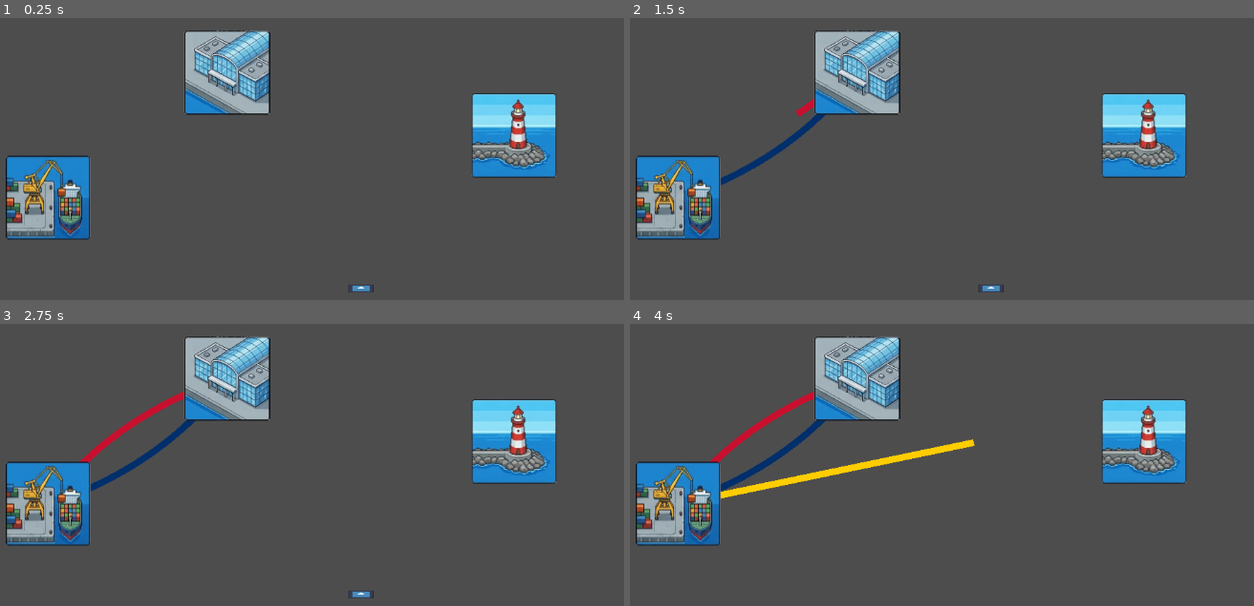
Above: before the commit, frames 1-4 (two rows, left to right).
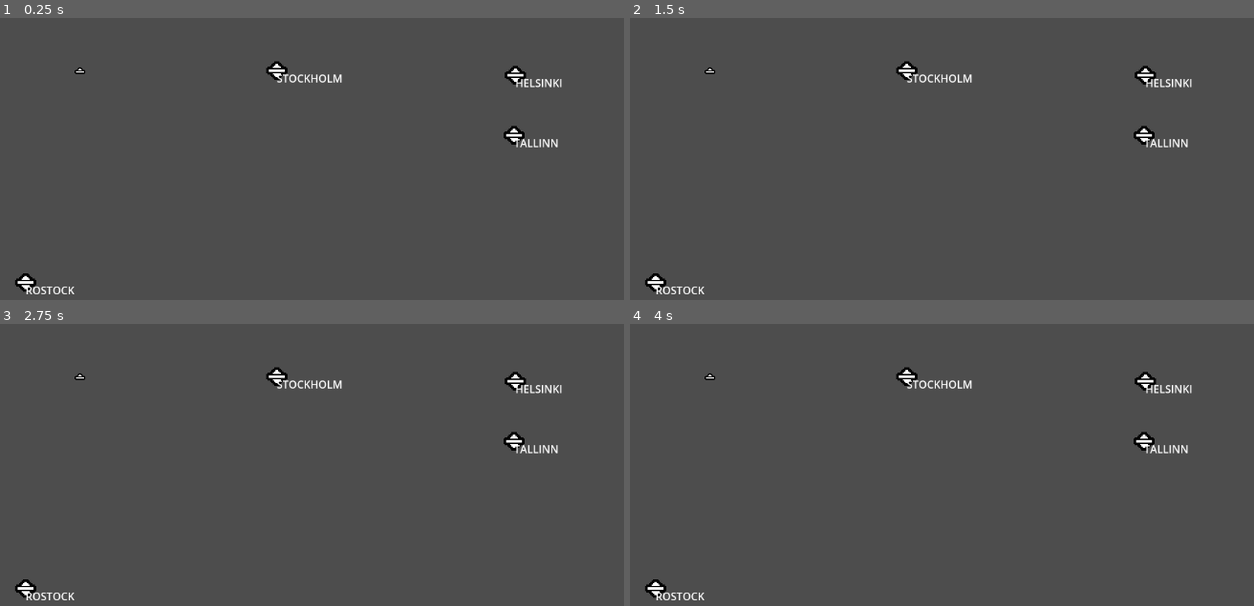
Above: after the commit, the same moments.

Repository: Levartar/mini-ferries
Game: Godot game, scene res://src/levels/test_ports.tscn
The game is run twice, just before and just after one commit, with the same random seed, the same clock (stepped at 60 frames per second) and the same inputs. This scene is started directly instead of the project's main scene. The engine's default icon, where the game draws it, is replaced by a stand-in: a white triangle on a blue panel in a dark square.
Inputs (mouse positions are in pixels of both pictures, inside the frame that each line leads up to):
- Up to frame 1 (0.25 s): no input
- Up to frame 2 (1.5 s): tap Enter at 0.5 s; drag from (679, 198) to (854, 71) at 0.52 s; tap Space at 1.25 s; drag from (854, 71) to (679, 198) at 1.27 s
- Up to frame 3 (2.75 s): tap Enter at 2 s; move the mouse to (511, 442) at 2.02 s; click (511, 442) at 2.17 s
- Up to frame 4 (4 s): tap Space at 2.75 s; drag from (991, 594) to (854, 377) at 2.77 s; drag from (679, 504) to (973, 442) at 3.52 s

The runs differ from the first frame. In frame 1, 13% of the frame differs, in the area x 0-91%, y 4-98%; in frame 2, 13%; in frame 3, 14%; in frame 4, 15%.

Commit message:
add new port and ship styles

Diff:
--- a/project.godot
+++ b/project.godot
@@ -18,6 +18,7 @@
 [autoload]
 
 GameSignals="*uid://bnylwr7kgf3h8"
+GameManager="*uid://c065no18cjgco"
 
 [dotnet]
 
@@ -37,5 +38,6 @@
 
 [rendering]
 
+textures/canvas_textures/default_texture_filter=0
 rendering_device/driver.windows="d3d12"
 renderer/rendering_method="mobile"
--- a/src/entities/Port.tscn
+++ b/src/entities/Port.tscn
@@ -1,26 +1,27 @@
 [gd_scene format=3 uid="uid://b1x38aye2hryc"]
 
-[ext_resource type="Texture2D" uid="uid://memtt5lum103" path="res://assets/icon.svg" id="1_xh4ph"]
+[ext_resource type="Texture2D" uid="uid://ctjdnunknhi65" path="res://assets/sprites/icons/tile_0204.png" id="2_nb6n3"]
 [ext_resource type="Script" uid="uid://w82n77wsxjya" path="res://src/entities/port.gd" id="2_p8dw3"]
 
 [sub_resource type="CircleShape2D" id="CircleShape2D_xh4ph"]
-radius = 62.12
+radius = 20.0
 
 [node name="Port" type="Area2D" unique_id=733375235]
 script = ExtResource("2_p8dw3")
 
 [node name="Sprite2D" type="Sprite2D" parent="." unique_id=2051382067]
-texture = ExtResource("1_xh4ph")
+scale = Vector2(2, 2)
+texture = ExtResource("2_nb6n3")
 
 [node name="CollisionShape2D" type="CollisionShape2D" parent="." unique_id=810209978]
 shape = SubResource("CircleShape2D_xh4ph")
 
 [node name="HBoxContainer" type="HBoxContainer" parent="." unique_id=1213312714]
-offset_left = 99.0
-offset_top = -55.0
-offset_right = 139.0
-offset_bottom = -15.0
+offset_left = 17.0
+offset_top = -40.0
+offset_right = 57.0
 
-[node name="SpawnTimer" type="Timer" parent="." unique_id=1176739635]
-
-[connection signal="timeout" from="SpawnTimer" to="." method="_on_spawn_timer_timeout"]
+[node name="Label" type="Label" parent="." unique_id=1253756721]
+offset_right = 40.0
+offset_bottom = 23.0
+text = "Name"
--- a/src/entities/ferry/Ferry.tscn
+++ b/src/entities/ferry/Ferry.tscn
@@ -1,17 +1,15 @@
 [gd_scene format=3 uid="uid://q5dnrey14wfx"]
 
 [ext_resource type="Script" uid="uid://clflqsqlx4oq" path="res://src/entities/ferry/ferry.gd" id="1_ixylv"]
-[ext_resource type="Texture2D" uid="uid://memtt5lum103" path="res://assets/icon.svg" id="2_74amc"]
+[ext_resource type="Texture2D" uid="uid://b72elpekelblt" path="res://assets/sprites/icons/tile_0205.png" id="2_74amc"]
 
 [sub_resource type="RectangleShape2D" id="RectangleShape2D_74amc"]
-size = Vector2(40, 15)
 
 [node name="Ferry" type="Area2D" unique_id=1559693109]
 z_index = 10
 script = ExtResource("1_ixylv")
 
 [node name="ShipSprite" type="Sprite2D" parent="." unique_id=1258137469]
-scale = Vector2(0.3, 0.1)
 texture = ExtResource("2_74amc")
 
 [node name="CollisionShape2D" type="CollisionShape2D" parent="." unique_id=1323680985]
--- a/src/entities/ferry/ferry.gd
+++ b/src/entities/ferry/ferry.gd
@@ -15,7 +15,7 @@
 # Core Variables
 var direction: int = 1 # 1 = Forward (0->1), -1 = Backward (1->0)
 var current_state: TravelState = TravelState.IDLE
-var onboard_passengers: Array[Port.PortType] = []
+var onboard_passengers: Array[Port.CityNames] = []
 
 # Drag and Drop
 var is_dragging: bool = false
@@ -165,9 +165,9 @@
 			check_port_arrivals()
 
 		# 3. Check for End-of-Line behavior
-		if current_path_follow.progress_ratio >= 0.95 and direction == 1:
+		if current_path_follow.progress_ratio >= 0.98 and direction == 1:
 			handle_end_of_line()
-		elif current_path_follow.progress_ratio <= 0.05 and direction == -1:
+		elif current_path_follow.progress_ratio <= 0.02 and direction == -1:
 			handle_start_of_line()
 
 func handle_end_of_line():
@@ -215,38 +215,41 @@
 	# 1. UNLOAD: Remove passengers whose destination is THIS port
 	var delivered_count = 0
 	for i in range(onboard_passengers.size() - 1, -1, -1): # Iterate backwards to remove
-		if onboard_passengers[i] == port.port_type:
+		if onboard_passengers[i] == port.city_name:
 			onboard_passengers.remove_at(i)
 			delivered_count += 1
 
 	if delivered_count > 0:
 		print("Delivered ", delivered_count, " passengers!")
-		# GameSignals.passengers_delivered.emit(delivered_count) # Future Score!
-
-	# 2. LOAD: Take new passengers who match destinations on this line
-	# We only load if we have space.
-	var space_available = passenger_capacity - onboard_passengers.size()
-	if space_available > 0 and port.waiting_passengers.size() > 0:
-
-		# Get the list of all port types (city crests) served by THIS line
-		var stations_on_line = assigned_line.get_port_types_on_route()
-
-		# Check the port's waiting list
-		for i in range(port.waiting_passengers.size() -1, -1, -1):
-			var passenger_dest = port.waiting_passengers[i]
-
-			# Does this passenger want to go to a stop on our route?
-			if stations_on_line.has(passenger_dest):
-				onboard_passengers.append(passenger_dest)
-				port.waiting_passengers.remove_at(i) # Remove from port queue
-				space_available -= 1
-
-				# Stop if full
-				if space_available <= 0: break
-
-		# Refresh the visuals
-		port.update_ui() # Crucial: Update the Port's HBoxContainer
-		update_ui() # Crucial: Update the Ship's HBoxContainer
+		GameSignals.passengers_delivered.emit(delivered_count) # Future Score!
+
+	# 2. IDENTIFY VALID DESTINATIONS
+	# The ferry should only pick up people whose destination exists on THIS specific line
+	var valid_destinations: Array[Port.CityNames] = []
+	for p in assigned_line.ports:
+		valid_destinations.append(p.city_name)
+
+	# 3. LOAD PASSENGERS
+	var space_left = passenger_capacity - onboard_passengers.size()
+
+	# We look at the port's waiting list
+	# Again, iterate backwards to safely remove passengers from the Port's array
+	for i in range(port.waiting_passengers.size() - 1, -1, -1):
+		if space_left <= 0:
+			break
+
+		var passenger_dest = port.waiting_passengers[i]
+
+		# Does this line actually go where they want to go?
+		if valid_destinations.has(passenger_dest):
+			# Move from Port to Ferry
+			onboard_passengers.append(passenger_dest)
+			port.waiting_passengers.remove_at(i)
+			space_left -= 1
+
+	# 4. REFRESH VISUALS
+	port.update_ui() # Update the modulated hands at the dock
+	update_ui()      # Update the modulated hands on the ship
 
 func update_ui():
 	# (Logic to update the ship's PassengerContainer with City Crests, similar to port.gd)
--- a/src/entities/port.gd
+++ b/src/entities/port.gd
@@ -1,64 +1,39 @@
 extends Area2D
 class_name Port
 
-# We use Enums to define destinations (Mini-Metro style shapes)
-enum PortCountry { ESTONIA, FINLAND, DENMARK, SWEDEN, LATVIA, GERMANY, POLAND }
-enum PortType { LOADING, PASSENGER, LUXUS, CONTAINER, LIGHTHOUSE }
-enum CrestType { DENMARK, HELSINKI, SWEDEN, RIGA }
-
-@export var port_type: PortType = PortType.LOADING
-@export var port_country: PortCountry = PortCountry.DENMARK
-@export var crest_type: CrestType = CrestType.DENMARK
+enum CityNames {
+	TALLINN,
+	HELSINKI,
+	STOCKHOLM,
+	RIGA,
+	MARIENHAMN,
+	ROSTOCK
+}
+@export var city_name: CityNames = CityNames.TALLINN
 @export var max_capacity: int = 10
 
-var waiting_passengers: Array[PortType] = []
-
-# Mapping types to their specific crest textures
-const CREST_MAP = {
-	CrestType.DENMARK: preload("res://assets/sprites/crests/denmark_crest.png"),
-	CrestType.HELSINKI: preload("res://assets/sprites/crests/helsinki_crest.png"),
-	CrestType.SWEDEN: preload("res://assets/sprites/crests/sweden_crest.png"),
-	CrestType.RIGA: preload("res://assets/sprites/crests/riga_crest.png")
-}
-
-const PORT_MAP = {
-	PortType.LOADING: preload("res://assets/sprites/ports/loading.png"),
-	PortType.PASSENGER: preload("res://assets/sprites/ports/passenger.png"),
-	PortType.LUXUS: preload("res://assets/sprites/ports/luxus.png"),
-	PortType.CONTAINER: preload("res://assets/sprites/ports/container.png"),
-	PortType.LIGHTHOUSE: preload("res://assets/sprites/ports/lighthouse.png")
-}
+var waiting_passengers: Array[String] = []
 
 # Signals to alert the Game Manager
 signal overcrowded(port_node)
 
-@onready var spawn_timer = $SpawnTimer
 @onready var passenger_ui = $HBoxContainer
+@onready var passenger_container = $HBoxContainer
+const HAND_ICON = preload("res://assets/sprites/icons/tile_0138.png")
+const PORT_ICON = preload("res://assets/sprites/icons/tile_0204.png")
 
 func _ready():
-	$Sprite2D.texture = PORT_MAP[port_type]
-	# Start spawning passengers randomly
-	spawn_timer.wait_time = randf_range(5.0, 10.0)
-	spawn_timer.start()
-	print("SpawnTimer", spawn_timer)
-
-	# Visual setup: Set sprite based on type (Logic omitted for brevity)
+	$Sprite2D.texture = PORT_ICON
+	$Label.text = CityNames.keys()[city_name]
+	GameManager.ports_in_play[city_name] = self
 	update_ui()
 
-func _on_spawn_timer_timeout():
+func add_passenger(destination_city: String):
 	if waiting_passengers.size() < max_capacity:
-		generate_passenger()
-		spawn_timer.wait_time = randf_range(4.0, 8.0) # Randomize next spawn
+			print("New passenger at ", CityNames.keys()[city_name], " wants to go to ", destination_city)
+			waiting_passengers.append(destination_city)
 	else:
 		overcrowded.emit(self)
-
-func generate_passenger():
-	# Pick a random destination that ISN'T this port
-	var available_types = CrestType.values()
-	available_types.erase(port_type)
-	var destination = available_types.pick_random()
-
-	waiting_passengers.append(destination)
 	update_ui()
 
 func update_ui():
@@ -68,15 +43,15 @@
 
 	# 2. Add a tiny TextureRect for every passenger waiting
 	for destination in waiting_passengers:
-		var crest_icon = TextureRect.new()
-		crest_icon.texture = CREST_MAP[destination]
+		var icon = TextureRect.new()
+		icon.texture = HAND_ICON
+		icon.custom_minimum_size = Vector2(16, 16)
+		icon.expand_mode = TextureRect.EXPAND_IGNORE_SIZE
 
-		# Set size and scaling mode
-		crest_icon.custom_minimum_size = Vector2(64, 64)
-		crest_icon.expand_mode = TextureRect.EXPAND_IGNORE_SIZE
-		crest_icon.stretch_mode = TextureRect.STRETCH_KEEP_ASPECT_CENTERED
+		# MODULATE: This is the magic part
+		icon.modulate = LinePalette.CITY_COLORS[destination]
 
-		passenger_ui.add_child(crest_icon)
+		passenger_container.add_child(icon)
 
 # Handle Mouse Interaction for Line Drawing
 func _input_event(_viewport, event, _shape_idx):
--- a/src/levels/test_ports.tscn
+++ b/src/levels/test_ports.tscn
@@ -9,15 +9,19 @@
 [node name="LineManager" parent="." unique_id=1811220622 instance=ExtResource("1_crpo1")]
 
 [node name="Port" parent="." unique_id=1491698354 instance=ExtResource("1_d3unv")]
-position = Vector2(188, 417)
+position = Vector2(893, 231)
+city_name = 1
 
 [node name="Port2" parent="." unique_id=1938865386 instance=ExtResource("1_d3unv")]
-position = Vector2(458, 227)
-port_type = 1
+position = Vector2(533, 224)
+city_name = 2
 
 [node name="Port3" parent="." unique_id=733375235 instance=ExtResource("1_d3unv")]
 position = Vector2(891, 322)
-port_type = 4
 
-[node name="Area2D" parent="." unique_id=1559693109 instance=ExtResource("2_jxqds")]
-position = Vector2(660, 554)
+[node name="Port4" parent="." unique_id=2143156552 instance=ExtResource("1_d3unv")]
+position = Vector2(154, 545)
+city_name = 5
+
+[node name="Ferry" parent="." unique_id=1559693109 instance=ExtResource("2_jxqds")]
+position = Vector2(236, 226)
--- /dev/null
+++ b/src/scripts/game_manager.gd
@@ -0,0 +1,35 @@
+extends Node
+
+var active_cities: Array = []
+var ports_in_play: Dictionary = {} # Key: CityName, Value: PortNode
+
+# Timing
+var day_timer: Timer
+var spawn_timer: Timer
+
+func _ready():
+	setup_timers()
+
+func setup_timers():
+	# Passenger Spawner
+	spawn_timer = Timer.new()
+	add_child(spawn_timer)
+	spawn_timer.wait_time = 4.0 # Base spawn rate
+	spawn_timer.timeout.connect(_generate_global_passenger)
+	spawn_timer.start()
+
+func _generate_global_passenger():
+	print("generate passenger", active_cities)
+	active_cities = ports_in_play.keys()
+	if active_cities.size() < 2: return
+
+	# 1. Pick a random starting city
+	var start_city = active_cities.pick_random()
+	# 2. Pick a destination (not the same as start)
+	var possible_destinations = active_cities.duplicate()
+	possible_destinations.erase(start_city)
+	var dest_city = possible_destinations.pick_random()
+
+	# 3. Tell the specific Port to add the passenger
+	if ports_in_play.has(start_city):
+		ports_in_play.get(start_city).add_passenger(Port.CityNames.keys()[dest_city])
--- a/src/scripts/game_signals.gd
+++ b/src/scripts/game_signals.gd
@@ -2,3 +2,4 @@
 
 signal port_clicked(port_node: Port)
 signal port_hovered(port_node: Port)
+signal passengers_delivered(number: int)
--- a/src/scripts/time_manager.gd
+++ /dev/null
@@ -1,29 +0,0 @@
-extends Node
-
-signal week_ended(new_week_number)
-signal new_ship_granted
-
-# Game Settings
-const DAY_DURATION_SECONDS = 30.0 # Each game day is 30 seconds
-const DAYS_PER_WEEK = 7
-
-var current_day: int = 1
-var day_timer: Timer
-
-func _ready():
-	day_timer = Timer.new()
-	add_child(day_timer)
-	day_timer.wait_time = DAY_DURATION_SECONDS
-	day_timer.autostart = true
-	day_timer.timeout.connect(_on_day_ended)
-	day_timer.start()
-
-func _on_day_ended():
-	current_day += 1
-	print("Day ", current_day, " has begun!")
-
-	# Check for "Monday"
-	if current_day % DAYS_PER_WEEK == 0:
-		var current_week = current_day / DAYS_PER_WEEK
-		week_ended.emit(current_week)
-		new_ship_granted.emit() # Game Manager listens to this and adds a ship token
--- a/src/ui/line_colors.gd
+++ b/src/ui/line_colors.gd
@@ -1,7 +1,7 @@
 extends Resource
 class_name LinePalette
 
-# Baltic-inspired colors: Deep Navy, Viking Red, Tallink Blue, Riga Gold, etc.
+#Deep Navy, Viking Red, Tallink Blue, Riga Gold, etc.
 const COLORS = [
 	Color("002f6c"), # Navy
 	Color("c8102e"), # Red
@@ -10,6 +10,17 @@
 	Color("007a33")  # Green
 ]
 
+# City Identity Data
+const CITY_COLORS = {
+	"TALLINN": Color("e6194b"),   # Red
+	"HELSINKI": Color("3cb44b"),  # Green
+	"STOCKHOLM": Color("ffe119"), # Yellow
+	"RIGA": Color("4363d8"),      # Blue
+	"TURKU": Color("f58231"),     # Orange
+	"MARIEHAMM": Color("911eb4"), # Purple
+	"ROSTOCK": Color("42d4f4")    # Cyan
+}
+
 static var current_index = 0
 
 static func get_next_color() -> Color:
Binary file added: assets/sprites/icons/tile_0138.png
Not shown, added: assets/sprites/icons/tile_0138.png.import
Binary file added: assets/sprites/icons/tile_0158.png
Not shown, added: assets/sprites/icons/tile_0158.png.import
Binary file added: assets/sprites/icons/tile_0204.png
Not shown, added: assets/sprites/icons/tile_0204.png.import
Binary file added: assets/sprites/icons/tile_0205.png
Not shown, added: assets/sprites/icons/tile_0205.png.import
Not shown, added: src/scripts/game_manager.gd.uid
Not shown, removed: src/scripts/time_manager.gd.uid
